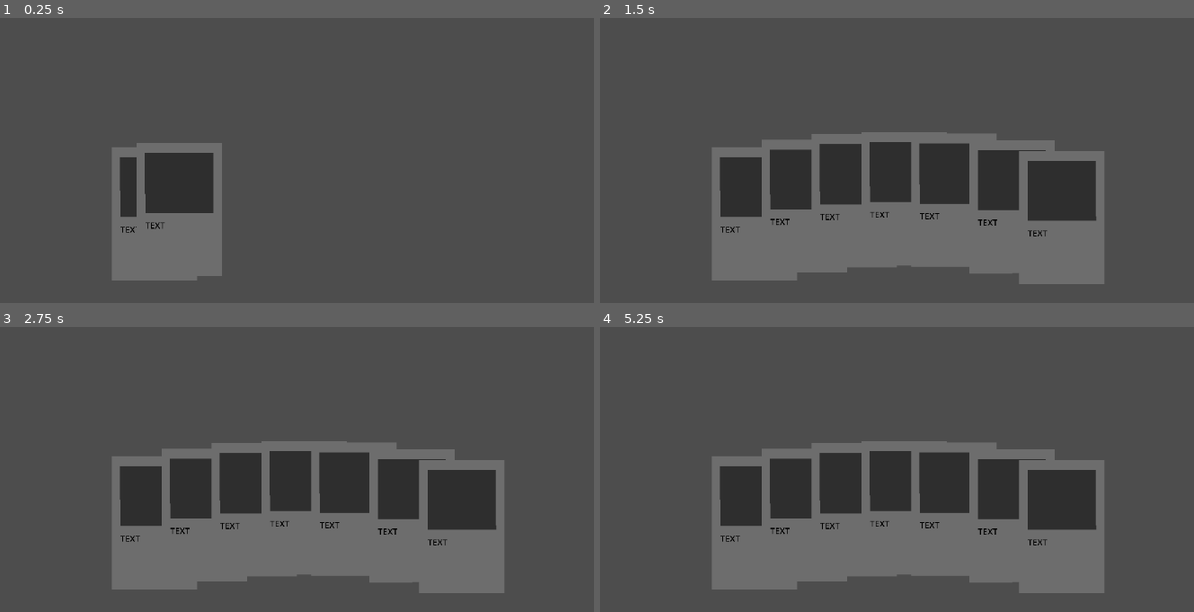
Above: before the commit, frames 1-4 (two rows, left to right).
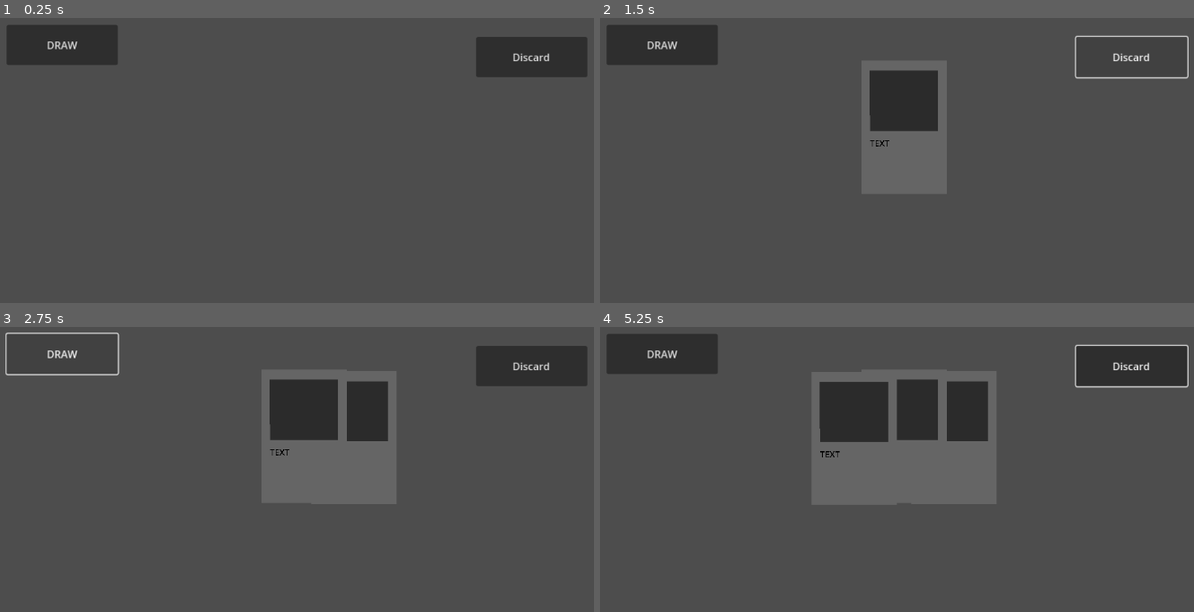
Above: after the commit, the same moments.

Repository: NMcDormand/card-template
Game: Godot game, scene res://main.tscn
Two runs of this game, one before a commit and one after it. Both use one fixed random seed, a clock stepped at 60 frames per second and the inputs below.
Inputs (mouse positions are in pixels of both pictures, inside the frame that each line leads up to):
- Up to frame 1 (0.25 s): no input
- Up to frame 2 (1.5 s): click (659, 43) at 0.5 s, where only the run after the commit has a clickable "DRAW"; click (1134, 57) at 1.25 s, where only the run after the commit has a clickable "Discard"
- Up to frame 3 (2.75 s): click (59, 352) at 2 s, where only the run after the commit has a clickable "DRAW"
- Up to frame 4 (5.25 s): click (1134, 366) at 2.75 s, where only the run after the commit has a clickable "Discard"; click (659, 352) at 3.5 s, where only the run after the commit has a clickable "DRAW"; click (1134, 366) at 4.25 s, where only the run after the commit has a clickable "Discard"; tap Enter at 5 s; move the mouse to (1063, 401) at 5.02 s; click (1063, 401) at 5.17 s

The runs differ from the first frame. In frame 1, 14% of the frame differs, in the area x 1-99%, y 2-93%; in frame 2, 35%; in frame 3, 36%; in frame 4, 39%, in the area x 1-100%, y 2-94%.

Commit message:
deck manipulation

Diff:
--- /dev/null
+++ b/button.gd
@@ -0,0 +1,5 @@
+extends Button
+
+
+func _on_pressed() -> void:
+	print("yes")
--- a/card_template.gd
+++ b/card_template.gd
@@ -2,8 +2,56 @@
 @export var speed = 1
 @export var card_position: float
 var card_position_in_hand: int
+var hovered: bool
+var selected = false
+var state: Callable = state_undefined
+
 
 
 func _process(delta):
 	if card_position > get_child(0).progress_ratio:
 		get_child(0).progress_ratio = get_child(0).progress_ratio + speed * delta
+	state.call(delta)
+
+
+func _on_area_2d_mouse_entered() -> void:
+	if state != state_selected:
+		state = state_hovered
+
+
+func _on_area_2d_mouse_exited() -> void:
+	if state != state_selected:
+		state = state_not_hovered
+
+
+func _on_area_2d_input_event(viewport: Node, event: InputEvent, shape_idx: int) -> void:
+	if event is InputEventMouseButton:
+		var mouse_event = event as InputEventMouseButton
+		if mouse_event.button_index == MOUSE_BUTTON_LEFT and mouse_event.pressed:
+			if state == state_hovered:
+				state = state_selected
+				get_parent().get_parent().selected_group.append(self)
+
+
+func state_hovered(delta):
+	if get_child(0).get_child(0).get_child(0).progress_ratio < 0.5:
+		get_child(0).get_child(0).get_child(0).progress_ratio = get_child(0).get_child(0).get_child(0).progress_ratio + speed*3 * delta
+	modulate.r = 0.9
+	modulate.g = 0.9
+	modulate.b = 0.9
+
+
+func state_not_hovered(delta):
+	if get_child(0).get_child(0).get_child(0).progress_ratio > 0:
+		get_child(0).get_child(0).get_child(0).progress_ratio = get_child(0).get_child(0).get_child(0).progress_ratio - speed*3 * delta
+	modulate.r = 0.8
+	modulate.g = 0.8
+	modulate.b = 0.8
+
+
+func state_selected(delta):
+	get_child(0).get_child(0).get_child(0).progress_ratio = 1
+
+
+func state_undefined(delta):
+	pass
--- a/card_template.tscn
+++ b/card_template.tscn
@@ -24,7 +24,11 @@
 font_size = 250
 font_color = Color(0, 0, 0, 1)
 
+[sub_resource type="RectangleShape2D" id="RectangleShape2D_x0qkx"]
+size = Vector2(52.3906, 133.001)
+
 [node name="Hand_Path" type="Path2D"]
+modulate = Color(0.8, 0.8, 0.8, 1)
 position = Vector2(0, -1766.81)
 scale = Vector2(1, 6.0625)
 curve = SubResource("Curve2D_rv3wc")
@@ -50,7 +54,7 @@
 loop = false
 
 [node name="card" type="MeshInstance2D" parent="PathFollow2D/Selected_Path/PathFollow2D"]
-modulate = Color(0.427493, 0.427493, 0.427493, 1)
+modulate = Color(0.498039, 0.498039, 0.498039, 1)
 position = Vector2(-7.35004, -1.03292)
 rotation = -1.21475
 scale = Vector2(0.0535091, 0.0131352)
@@ -68,3 +72,17 @@
 offset_bottom = 1800.0
 text = "TEXT"
 label_settings = SubResource("LabelSettings_as5o2")
+
+[node name="Area2D" type="Area2D" parent="PathFollow2D/Selected_Path/PathFollow2D"]
+position = Vector2(-7.62939e-06, 3.05176e-05)
+scale = Vector2(1, 1)
+
+[node name="CollisionShape2D" type="CollisionShape2D" parent="PathFollow2D/Selected_Path/PathFollow2D/Area2D"]
+position = Vector2(-7.35668, -1.1698)
+rotation = 0.357792
+scale = Vector2(1, 1)
+shape = SubResource("RectangleShape2D_x0qkx")
+
+[connection signal="input_event" from="PathFollow2D/Selected_Path/PathFollow2D/Area2D" to="." method="_on_area_2d_input_event"]
+[connection signal="mouse_entered" from="PathFollow2D/Selected_Path/PathFollow2D/Area2D" to="." method="_on_area_2d_mouse_entered"]
+[connection signal="mouse_exited" from="PathFollow2D/Selected_Path/PathFollow2D/Area2D" to="." method="_on_area_2d_mouse_exited"]
--- /dev/null
+++ b/cards.gd
@@ -0,0 +1,2 @@
+extends Node
+var selected_group:Array
--- a/deck management.gd
+++ b/deck management.gd
@@ -1,25 +1,23 @@
 extends Node
 var Deck: Array
 var Hand: Array
+var Hand_Mod: Array
 var Discard: Array
 var To_be_removed: Array
 var Card_positions: Array
 @export var card_distance_scaler: float
-@export var Hand_size: int
+var selected_group: Array
+
 
 var card_template = preload("res://card_template.tscn")
 
 
 func _ready():
-	for i in Hand_size:
-		Hand.append(0)
-	_hand_size_update()
-	for i in Hand_size:
+	for i in 10:
 		var card_instance = card_template.instantiate()
-		card_instance.card_position = Card_positions[i]
-		card_instance.position.y = -1654.81
+		card_instance.visible = false
+		Deck.append(card_instance)
 		get_child(0).add_child(card_instance)
-
 
 
 #shuffles the Deck.
@@ -33,26 +31,54 @@
 func _draw(draw_count):
 	for i in draw_count:
 		if Deck.size() > 0:
-			Hand.append(Deck[0])
+			Hand_Mod.append(Deck[0])
+			Deck[0].visible = true
+			Deck[0].set_process(true)
 			Deck.remove_at(0)
-			call(_hand_size_update())
+			_hand_size_update()
 		else:
 			if Discard.size() == 0:
 				pass
 			Deck.append_array(Discard)
 			Discard.clear()
-			call(_shuffle())
-			Hand.append(Deck[0])
+			_shuffle()
+			Hand_Mod.append(Deck[0])
+			Deck[0].visible = true
+			Deck[0].set_process(true)
 			Deck.remove_at(0)
-			call(_hand_size_update())
+			_hand_size_update()
 
 
 #takes all cards in the to_be_removed array and puts them into the discard
 func _discard(To_be_removed):
 	Discard.append_array(To_be_removed)
-	call(_hand_size_update())
+	for i in To_be_removed.size():
+		Hand.erase(To_be_removed[i])
+	for i in Discard.size():
+		Discard[i].visible = false
+		Discard[i].set_process(false)
+		Discard[i].get_child(0).progress_ratio = 0
+	_hand_size_update()
+	To_be_removed.clear()
+
 
 #creates an array that gives the positions each card in your hand should sit
 func _hand_size_update():
-	for i in Hand.size():
-		Card_positions.append( 0.5 + (i - (Hand_size - 1) / 2) * card_distance_scaler)
+	Hand_Mod.append_array(Hand)
+	Card_positions.clear()
+	for i in Hand_Mod.size():
+		Card_positions.append( 0.5 + (i - (Hand_Mod.size() - 1) / 2) * card_distance_scaler)
+	for i in Hand_Mod.size():
+			Hand_Mod[i].card_position = Card_positions[i]
+	Hand.clear()
+	Hand.append_array(Hand_Mod)
+	Hand_Mod.clear()
+
+
+func _on_draw_pressed() -> void:
+	_draw(1)
+
+
+func _on_discard_pressed() -> void:
+	if selected_group.size() > 0:
+		_discard(selected_group)
--- a/main.tscn
+++ b/main.tscn
@@ -4,13 +4,29 @@
 
 [node name="Node2D" type="Node2D"]
 
-[node name="Deck_management" parent="." instance=ExtResource("1_3xs0e")]
+[node name="Deck_management" parent="." groups=["deck manager"] instance=ExtResource("1_3xs0e")]
 unique_name_in_owner = true
 card_distance_scaler = 0.1
-Hand_size = 7
 
 [node name="cards" type="Node" parent="Deck_management"]
 
 [node name="Camera2D" type="Camera2D" parent="."]
 position = Vector2(128, 250)
 zoom = Vector2(1.025, 1.025)
+
+[node name="draw" type="Button" parent="."]
+offset_left = -342.0
+offset_top = 115.0
+offset_right = -168.0
+offset_bottom = 178.0
+text = "DRAW"
+
+[node name="Discard" type="Button" parent="."]
+offset_left = 393.0
+offset_top = 134.0
+offset_right = 567.0
+offset_bottom = 197.0
+text = "Discard"
+
+[connection signal="pressed" from="draw" to="Deck_management" method="_on_draw_pressed"]
+[connection signal="pressed" from="Discard" to="Deck_management" method="_on_discard_pressed"]
--- a/project.godot
+++ b/project.godot
@@ -12,13 +12,17 @@
 
 config/name="card"
 run/main_scene="res://main.tscn"
-config/features=PackedStringArray("4.2", "GL Compatibility")
+config/features=PackedStringArray("4.3", "GL Compatibility")
 config/icon="res://icon.svg"
 
 [dotnet]
 
 project/assembly_name="chess"
 
+[global_group]
+
+"deck manager"=""
+
 [rendering]
 
 renderer/rendering_method="gl_compatibility"
Not shown: 1 places in card_template.tscn that only renumber resources
